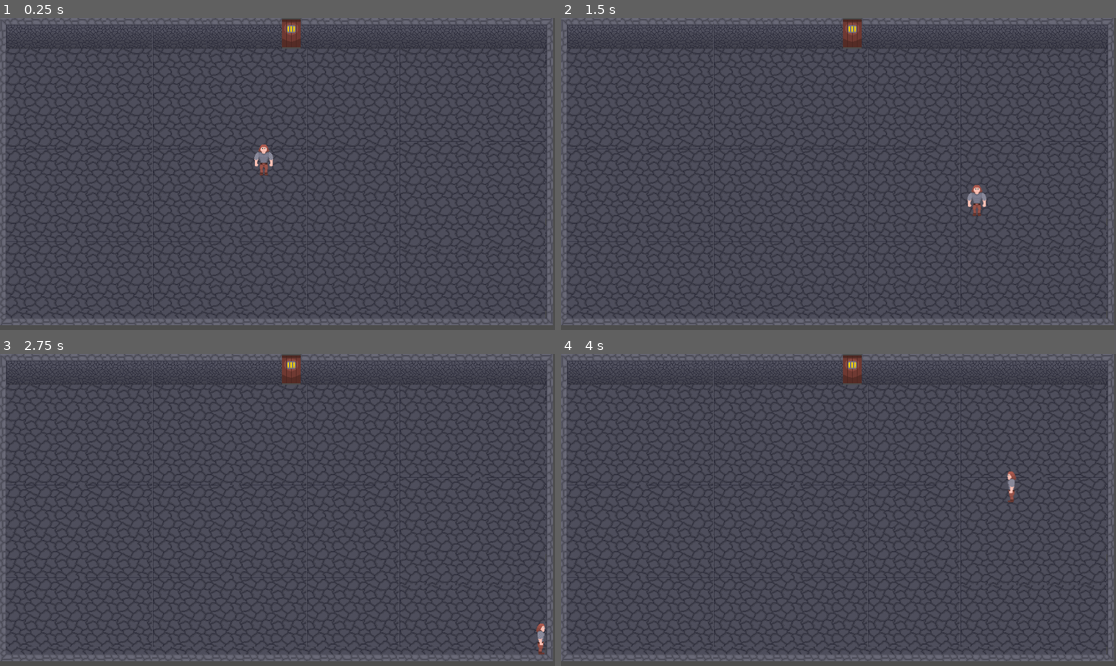
Above: before the commit, frames 1-4 (two rows, left to right).
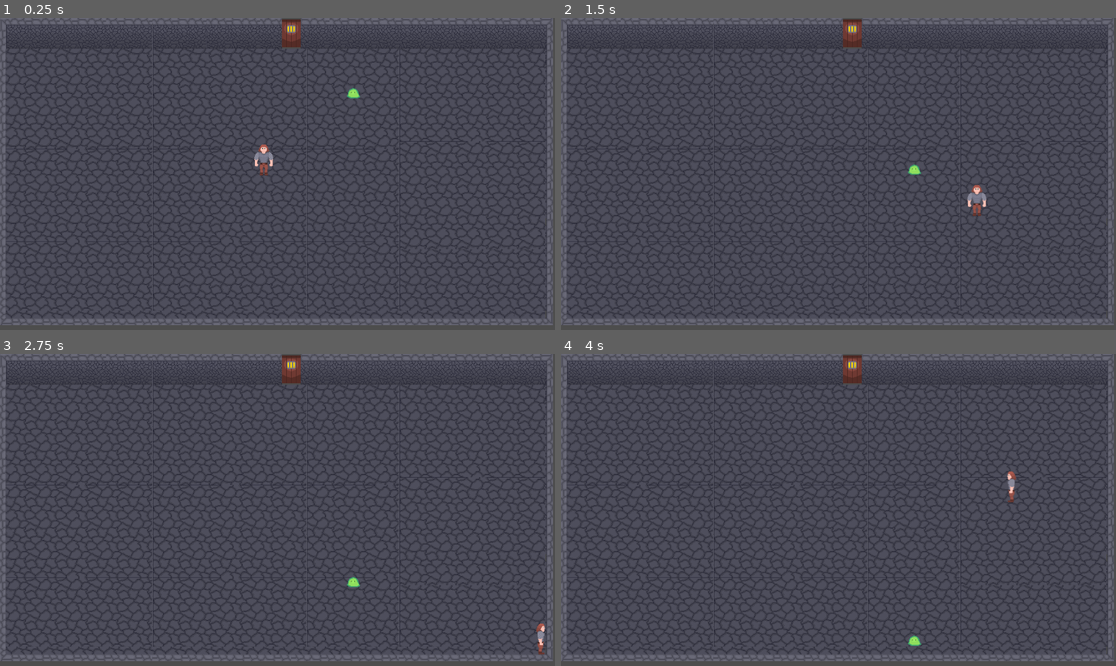
Above: after the commit, the same moments.

Repository: EsderJ10/proyecto-lqs
Game: Godot game, scene res://Scenes/test_room.tscn
Two runs of this game, one before a commit and one after it. Both use one fixed random seed, a clock stepped at 60 frames per second and the inputs below.
Inputs:
- Up to frame 1 (0.25 s): no input
- Up to frame 2 (1.5 s): hold Right (move_right) 0.53-1.28 s; hold Down (move_down) from 1.28 s (still down)
- Up to frame 3 (2.75 s): release Down (move_down) at 2.03 s; hold Right (move_right) from 2.03 s (still down)
- Up to frame 4 (4 s): release Right (move_right) at 2.78 s; hold Up (move_up) 2.78-3.53 s; hold Left (move_left) from 3.53 s (still down)

The runs differ from the first frame. In frame 1, less than 0.1% of the frame differs, in the area x 62-65%, y 22-26%; in frame 2, less than 0.1%, in the area x 62-65%, y 46-51%; in frame 3, less than 0.1%; in frame 4, less than 0.1%.

Commit message:
First approach to implement Enemy

Diff:
--- /dev/null
+++ b/Scenes/enemy.tscn
@@ -0,0 +1,70 @@
+[gd_scene load_steps=9 format=3 uid="uid://dx2namwh5pomm"]
+
+[ext_resource type="Script" path="res://Scripts/Enemies/enemy.gd" id="1_pw5yq"]
+[ext_resource type="Texture2D" uid="uid://ct63c7e8kya7c" path="res://Assets/Sprites/slime.png" id="2_swm2r"]
+
+[sub_resource type="AtlasTexture" id="AtlasTexture_eglbl"]
+atlas = ExtResource("2_swm2r")
+region = Rect2(2, 3, 60, 60)
+
+[sub_resource type="AtlasTexture" id="AtlasTexture_eis3o"]
+atlas = ExtResource("2_swm2r")
+region = Rect2(68, 3, 60, 60)
+
+[sub_resource type="AtlasTexture" id="AtlasTexture_01xv1"]
+atlas = ExtResource("2_swm2r")
+region = Rect2(133, 3, 60, 60)
+
+[sub_resource type="AtlasTexture" id="AtlasTexture_vug05"]
+atlas = ExtResource("2_swm2r")
+region = Rect2(2, 68, 60, 60)
+
+[sub_resource type="SpriteFrames" id="SpriteFrames_nbbck"]
+animations = [{
+"frames": [{
+"duration": 1.0,
+"texture": SubResource("AtlasTexture_eglbl")
+}],
+"loop": true,
+"name": &"down",
+"speed": 5.0
+}, {
+"frames": [{
+"duration": 1.0,
+"texture": SubResource("AtlasTexture_eis3o")
+}],
+"loop": true,
+"name": &"left",
+"speed": 5.0
+}, {
+"frames": [{
+"duration": 1.0,
+"texture": SubResource("AtlasTexture_01xv1")
+}],
+"loop": true,
+"name": &"right",
+"speed": 5.0
+}, {
+"frames": [{
+"duration": 1.0,
+"texture": SubResource("AtlasTexture_vug05")
+}],
+"loop": true,
+"name": &"up",
+"speed": 5.0
+}]
+
+[sub_resource type="CapsuleShape2D" id="CapsuleShape2D_gvihc"]
+radius = 12.0
+height = 24.0
+
+[node name="Enemy" type="CharacterBody2D"]
+position = Vector2(546, 254)
+script = ExtResource("1_pw5yq")
+
+[node name="AnimatedSprite2D" type="AnimatedSprite2D" parent="."]
+sprite_frames = SubResource("SpriteFrames_nbbck")
+animation = &"down"
+
+[node name="CollisionShape2D" type="CollisionShape2D" parent="."]
+shape = SubResource("CapsuleShape2D_gvihc")
--- a/Scenes/test_room.tscn
+++ b/Scenes/test_room.tscn
@@ -1,8 +1,9 @@
-[gd_scene load_steps=6 format=4 uid="uid://bpvfh054w0r22"]
+[gd_scene load_steps=7 format=4 uid="uid://bpvfh054w0r22"]
 
 [ext_resource type="Texture2D" uid="uid://wf1llo22bi6o" path="res://Assets/Tilesets/tileset_tutorial.png" id="1_e6fjm"]
 [ext_resource type="PackedScene" uid="uid://b8tpceabf0tgk" path="res://Scenes/player.tscn" id="2_cvyy1"]
 [ext_resource type="PackedScene" uid="uid://8acbffwdxaxm" path="res://Scenes/audio_background.tscn" id="3_bwtym"]
+[ext_resource type="PackedScene" uid="uid://dx2namwh5pomm" path="res://Scenes/enemy.tscn" id="4_ql2hy"]
 
 [sub_resource type="TileSetAtlasSource" id="TileSetAtlasSource_qwrx2"]
 texture = ExtResource("1_e6fjm")
@@ -977,3 +978,6 @@
 [node name="audio_background" parent="." instance=ExtResource("3_bwtym")]
 volume_db = -5.0
 parameters/looping = true
+
+[node name="Enemy" parent="." instance=ExtResource("4_ql2hy")]
+position = Vector2(733, 125)
--- /dev/null
+++ b/Scripts/Enemies/enemy.gd
@@ -0,0 +1,44 @@
+extends CharacterBody2D
+
+@export var speed = 127.0
+@onready var animated_sprite = $AnimatedSprite2D
+enum Direction {
+	UP,
+	DOWN,
+	LEFT,
+	RIGHT
+}
+
+var current_dir: Direction = Direction.DOWN
+
+func _physics_process(delta: float) -> void:
+	var motion: Vector2 = Vector2.ZERO
+
+	match current_dir:
+		Direction.UP:
+			motion = Vector2(0, -1)
+			animated_sprite.play("up")
+		Direction.DOWN:
+			motion = Vector2(0, 1)
+			animated_sprite.play("down")
+		Direction.LEFT:
+			motion = Vector2(1, 0)
+			animated_sprite.play("left")
+		Direction.RIGHT:
+			motion = Vector2(-1, 0)
+			animated_sprite.play("right")
+
+	if not animated_sprite.is_playing():
+		animated_sprite.play()
+
+	var movement: Vector2 = motion * speed
+
+	if (get_slide_collision_count() > 0):
+		print(get_slide_collision_count())
+		var new_dir: int = randi() % 4
+		print(new_dir)
+		while new_dir == int(current_dir):
+			new_dir = randi() % 4
+			current_dir = new_dir
+
+	move_and_collide(movement * delta)
Binary file added: Assets/Sprites/slime.png
Not shown, added: Assets/Sprites/slime.png.import
